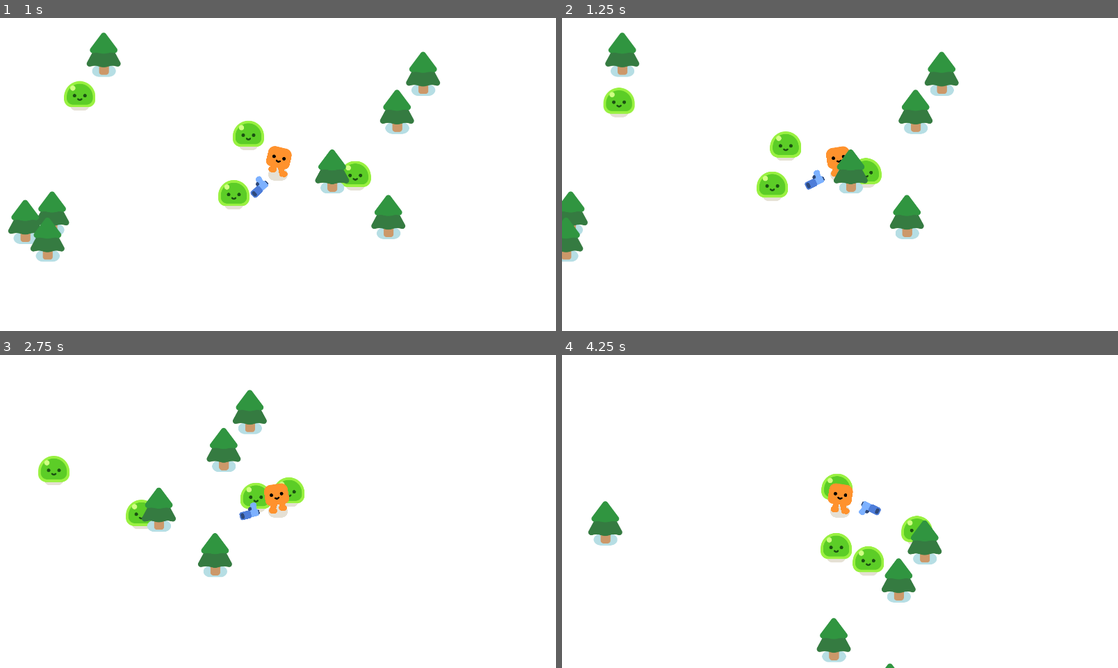
Above: before the commit, frames 1-4 (two rows, left to right).
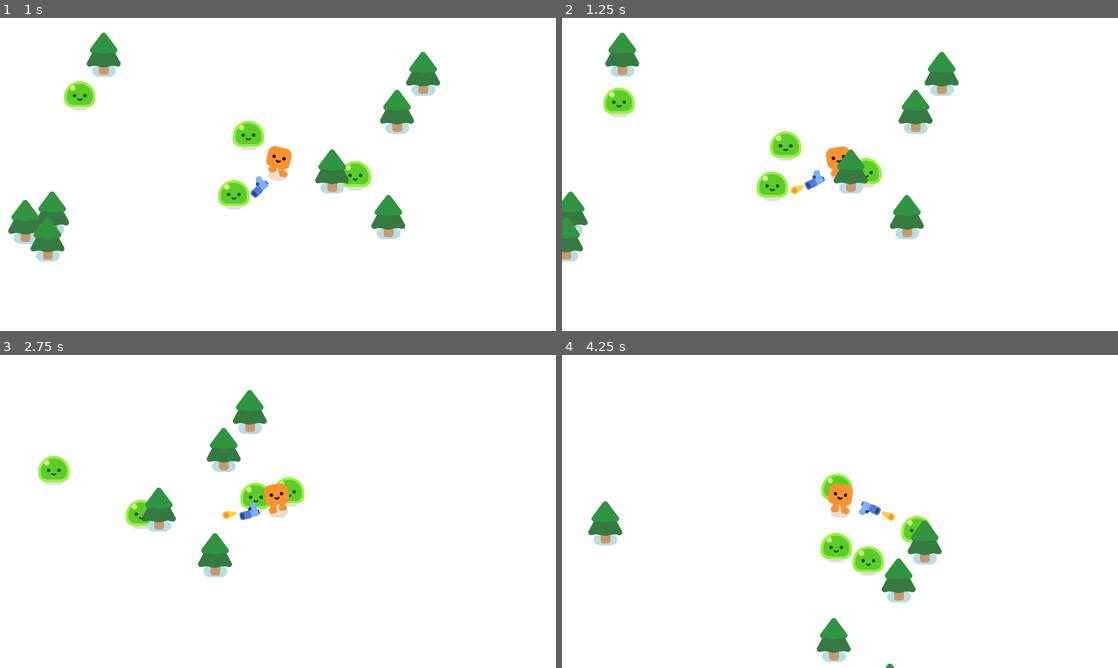
Above: after the commit, the same moments.

Repository: qwertyuiopasdfghjklzxcvbnm1234567890000/Final-Project
Game: Godot game, scene res://survivors_game.tscn
Two runs of this game, one before a commit and one after it. Both use one fixed random seed, a clock stepped at 60 frames per second and the inputs below.
Inputs:
- Up to frame 1 (1 s): hold D (move_right) from 0.53 s (still down)
- Up to frame 2 (1.25 s): keep holding D (move_right)
- Up to frame 3 (2.75 s): release D (move_right) at 1.28 s; hold S (move_down) 1.28-2.03 s; hold D (move_right) from 2.03 s (still down)
- Up to frame 4 (4.25 s): release D (move_right) at 2.78 s; hold W (move_up) 2.78-3.53 s; hold A (move_left) from 3.53 s (still down)

Frame 1 is identical in both runs. In frame 2, less than 0.1% of the frame differs, in the area x 41-44%, y 53-57%; in frame 3, less than 0.1%; in frame 4, less than 0.1%, in the area x 53-60%, y 49-54%.

Commit message:
set up shooting mechanics - complete

Diff:
--- a/bullet.tscn
+++ b/bullet.tscn
@@ -7,6 +7,7 @@
 radius = 17.0
 
 [node name="Bullet" type="Area2D"]
+top_level = true
 collision_layer = 0
 collision_mask = 3
 script = ExtResource("1_fy88a")
--- a/gun.gd
+++ b/gun.gd
@@ -11,4 +11,10 @@
 func shoot_sperm_cells():
 	const BULLET = preload("res://bullet.tscn")
 	var new_bullet = BULLET.instantiate()
-	new_bullet.global_position = %ShootingPoint
+	new_bullet.global_position = %ShootingPoint.global_position
+	new_bullet.global_rotation = %ShootingPoint.global_rotation
+	%ShootingPoint.add_child(new_bullet)
+
+
+func _on_timer_timeout():
+	shoot_sperm_cells()
--- a/gun.tscn
+++ b/gun.tscn
@@ -23,3 +23,9 @@
 [node name="ShootingPoint" type="Marker2D" parent="WeaponPivot/Pistol"]
 unique_name_in_owner = true
 position = Vector2(25, -10)
+
+[node name="Timer" type="Timer" parent="."]
+wait_time = 0.3
+autostart = true
+
+[connection signal="timeout" from="Timer" to="." method="_on_timer_timeout"]
